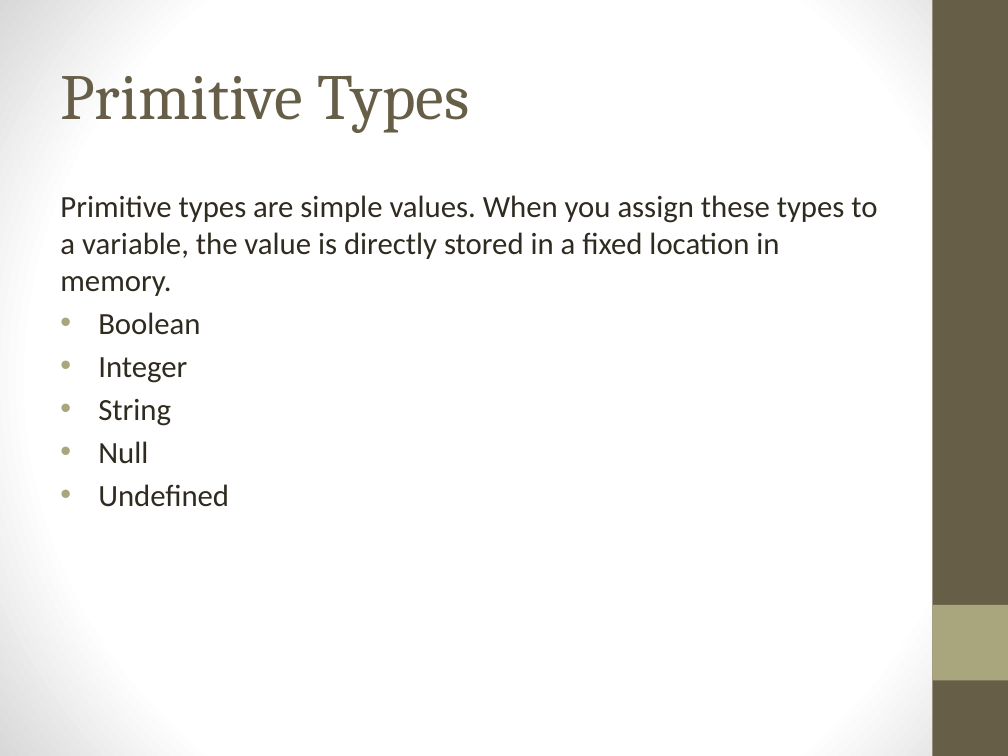
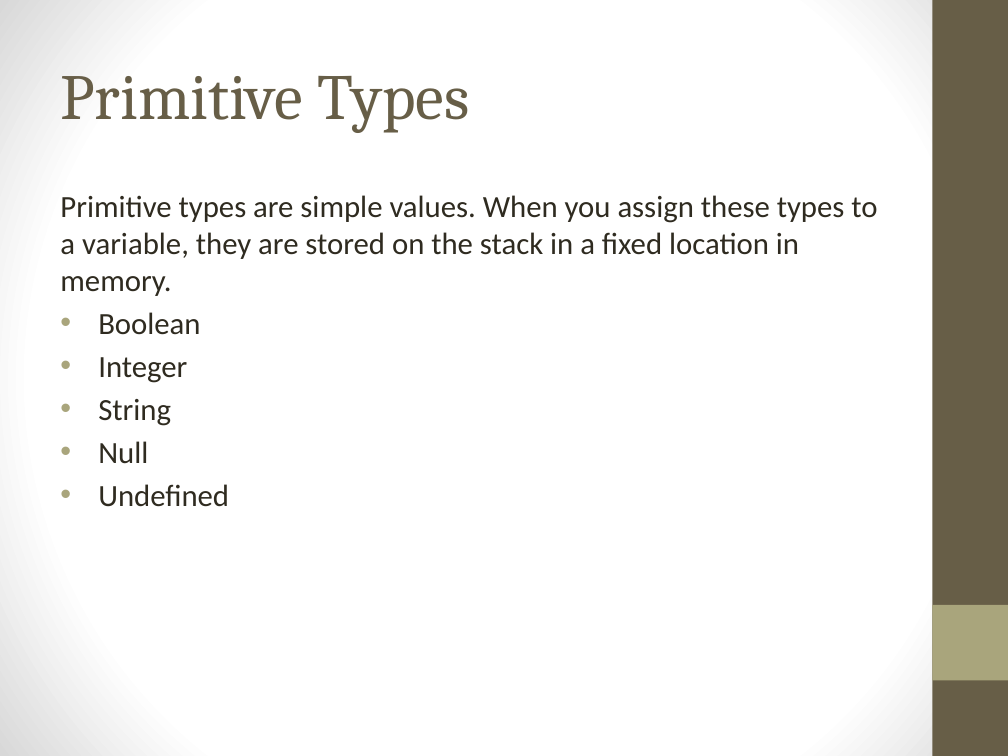
Before and after one commit to MarvinEads/DevTraining, a slide deck: slide 3 of JS-ValueAndReference.pptx. Drawn at 1008x756 pixels with LibreOffice and Linux fonts; fonts in the diff are those of the drawing. Boxes give left, top, right and bottom in pixels: in the first picture for what was removed or moved away, otherwise in the second. Text is boxed around its words. In the diff, an @@ line names an element or a change of style, - is before the commit and + after.

Commit message:
cleared up some language by seperating variables types versus referencing and added more examples

```diff
--- a/JS-ValueAndReference.pptx
+++ b/JS-ValueAndReference.pptx
@@ text at <box>60,195,877,296</box>: text changed @@
-Primitive types are simple values. When you assign these types to a variable, the value is directly stored in a fixed location in memory.
+Primitive types are simple values. When you assign these types to a variable, they are stored on the stack in a fixed location in memory.
```
Also in this commit, not shown: 5 other slides changed, 3 slides added.
